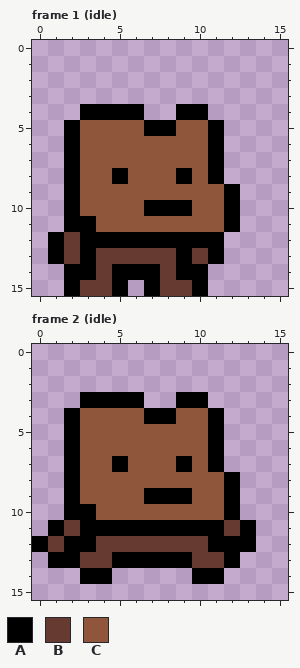
Pixel-art file -- projects/platformer/assets/goomba.ase. The first picture shows the starting point.
16x16 pixels, 2 frames. Shown: frame 1 (idle), frame 2 (idle).
Palette (. is transparent): A #000000  B #663931  C #8f563b
Pixels before, frame 1 (idle), first column x 1:
 4 ..AAAA..AA..
 5 .ACCCCAACCA.
 6 .ACCCCCCCCA.
 7 .ACCCCCCCCA.
 8 .ACCACCCACA.
 9 .ACCCCCCCCCA
10 .ACCCCAAACCA
11 .AACCCCCCCCA
12 ABAAAAAAAAA.
13 ABABBBBBABA.
14 .AABAAABAA..
15 .ABBA.ABBA..
Pixels before, frame 2 (idle), first column x 0:
 3 ...AAAA..AA...
 4 ..ACCCCAACCA..
 5 ..ACCCCCCCCA..
 6 ..ACCCCCCCCA..
 7 ..ACCACCCACA..
 8 ..ACCCCCCCCCA.
 9 ..ACCCCAAACCA.
10 ..AACCCCCCCCA.
11 .ABAAAAAAAAABA
12 ABAABBBBBBBAAA
13 .AABBAAAAABBA.
14 ...AA.....AA..
After:
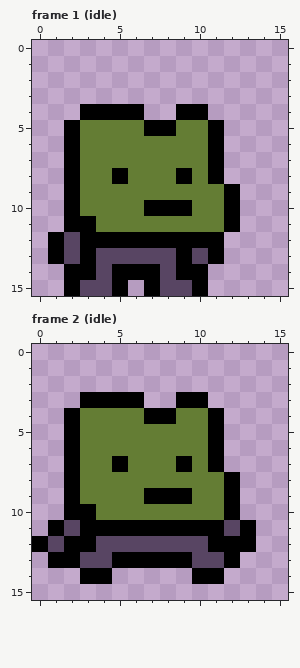
Edits made:
colour B: #663931 -> #584563
colour C: #8f563b -> #647d34
Pixel boxes of the changes (left, top, right, bottom) in both pictures:
changed: (64, 120, 224, 296)
changed: (48, 408, 240, 568)
